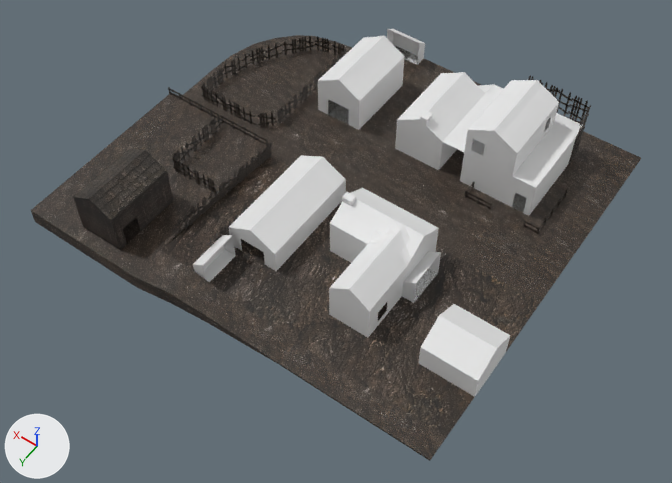
The Blender file data/field/field/Village/Village.blend as it was, and as the next commit left it.
Rendered twice from a camera (50 mm lens) standing at (-543.0, 492.0, 676.0) and looking at (-232.0, 57.0, -6.0). Arrows for +X, +Y and +Z are at lower left; the lights stay in place. The picture after the commit comes second.

The first picture shows '家', '家.001', '家.002', '家.003', '家.004', '小屋', '小屋.001', '小屋.004', '床', '床.001', '床.002', '床.003', '床.004' and 59 more.
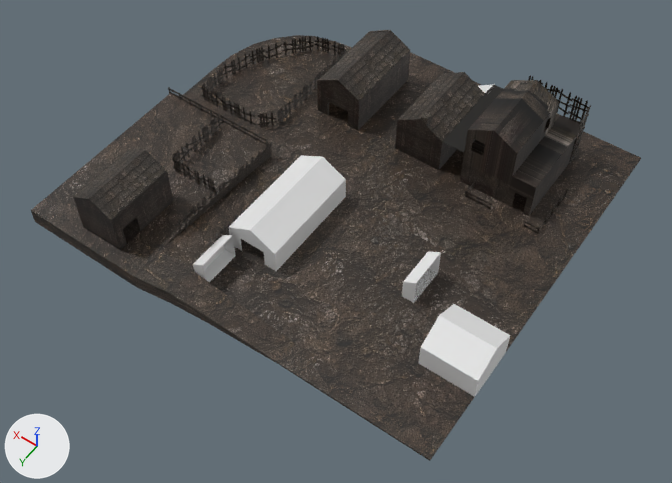
Where the change shows, as pixel boxes [x1, y1, x2, y2] in the pictures (672 x 483 px):
'家.003', recoloured (white to black): [443, 80, 582, 216] in both
'家.004', hidden: before [329, 188, 439, 337]
'家', reshaped, recoloured (50% narrower, 45% shorter): before [318, 36, 405, 130]; after [317, 79, 360, 130]
'家.002', recoloured (white to black): [395, 72, 485, 170] in both
'家.008', added: after [339, 30, 410, 100]
'家.006', added: after [359, 52, 409, 129]
'家.009', added: after [320, 31, 389, 79]
'小屋.001', hidden: before [387, 29, 425, 65]
'煙突', added: after [421, 112, 431, 125]
'家.005', added: after [369, 30, 410, 80]
'家.007', added: after [319, 32, 369, 79]

The change, as a diff of the scene's bpy script:
```diff
--- a/data/field/field/Village/Village.blend.py
+++ b/data/field/field/Village/Village.blend.py
@@ me_立方体_002 @@
-me_立方体_002.from_pydata(...)  # 97 vertices, 91 faces; spans x -170.5..-119.5, y -150.1..-69.1, z 0.0..55.0
+me_立方体_002.from_pydata(...)  # 112 vertices, 76 faces, 10 loose edges; spans x -170.5..-119.5, y -70.0..-67.9, z -1.0..55.0
+# me_立方体_002 part 1: 97 vertices removed from x -170.5..-119.5, y -150.1..-69.1, z 0.0..55.0; 112 vertices added at x -170.5..-119.5, y -70.0..-67.9, z -1.0..55.0
+me_立方体_002.materials.append(mat_マテリアル_002)  # picture img_house_png
@@ me_立方体_071 @@
-me_立方体_071.from_pydata(...)  # 233 vertices, 223 faces; spans x -265.5..-214.5, y -150.1..-69.1, z 0.0..58.0
+me_立方体_071.from_pydata(...)  # 233 vertices, 223 faces; spans x -265.5..-214.5, y -150.1..-69.1, z 0.1..55.1
+# edits to the shape of me_立方体_071 do not show in these pictures
+me_立方体_071.materials.append(mat_マテリアル_002)  # picture img_house_png
@@ me_立方体_072 @@
 me_立方体_072.from_pydata(...)  # 1624 vertices, 1573 faces; spans x -365.6..-264.9, y -166.6..-69.0, z 0.0..84.0
+me_立方体_072.materials.append(mat_マテリアル_002)  # picture img_house_png
@@ ob_小屋_001 @@
 ob_小屋_001.location = (0.0, 0.0, 0.0)
+ob_小屋_001.hide_set(True)
@@ ob_家_004 @@
 ob_家_004.location = (0.0, 0.0, 0.0)
+ob_家_004.hide_set(True)
@@ ob_家_009 @@
+ob_家_009 = bpy.data.objects.new('家.009', me_立方体_084)  # 97 vertices, 56 faces, 9 loose edges; spans x -162.6..-120.1, y -160.9..-68.9, z 39.3..63.5; in mat_マテリアル_009 (picture img_house_png_006)
+ob_家_009.location = (0.0, 0.0, 0.0)
@@ ob_家_008 @@
+ob_家_008 = bpy.data.objects.new('家.008', me_立方体_083)  # 97 vertices, 56 faces, 9 loose edges; spans x -170.5..-128.0, y -160.5..-68.5, z 39.3..63.5; in mat_マテリアル_008 (picture img_house_png_005)
+ob_家_008.location = (0.0, 0.0, 0.0)
@@ ob_家_007 @@
+ob_家_007 = bpy.data.objects.new('家.007', me_立方体_081)  # 99 vertices, 57 faces, 9 loose edges; spans x -121.5..-119.4, y -160.5..-68.5, z -1.0..47.1; in mat_マテリアル_006 (picture img_house_png_003)
+ob_家_007.location = (0.0, 0.0, 0.0)
@@ ob_家_006 @@
+ob_家_006 = bpy.data.objects.new('家.006', me_立方体_047)  # 99 vertices, 57 faces, 9 loose edges; spans x -170.5..-168.4, y -160.5..-68.5, z -1.0..47.1; in mat_マテリアル_005 (picture img_house_png_002)
+ob_家_006.location = (0.0, 0.0, 0.0)
@@ ob_家_005 @@
+ob_家_005 = bpy.data.objects.new('家.005', me_立方体_046)  # 112 vertices, 75 faces, 9 loose edges; spans x -170.5..-119.5, y -161.0..-158.9, z -1.0..55.0; in mat_マテリアル_004 (picture img_house_png_001)
+ob_家_005.location = (0.0, 0.0, 0.0)
@@ ob_煙突 @@
+ob_煙突 = bpy.data.objects.new('煙突', me_立方体_045)  # a box spanning x -247.0..-240.0, y -76.1..-69.1, z 50.0..59.0; in mat_マテリアル_003 (picture img_stonewall_png)
+ob_煙突.location = (0.0, 0.0, 0.0)
```
